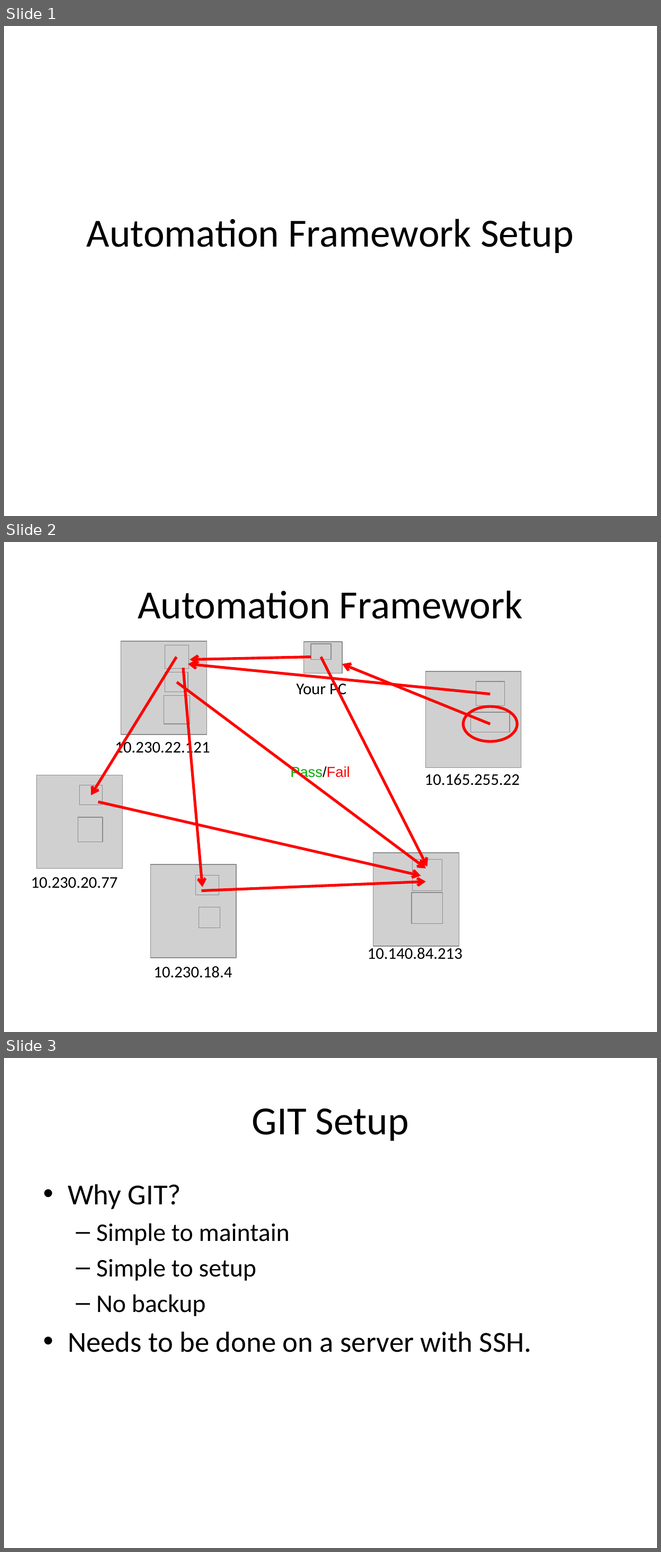
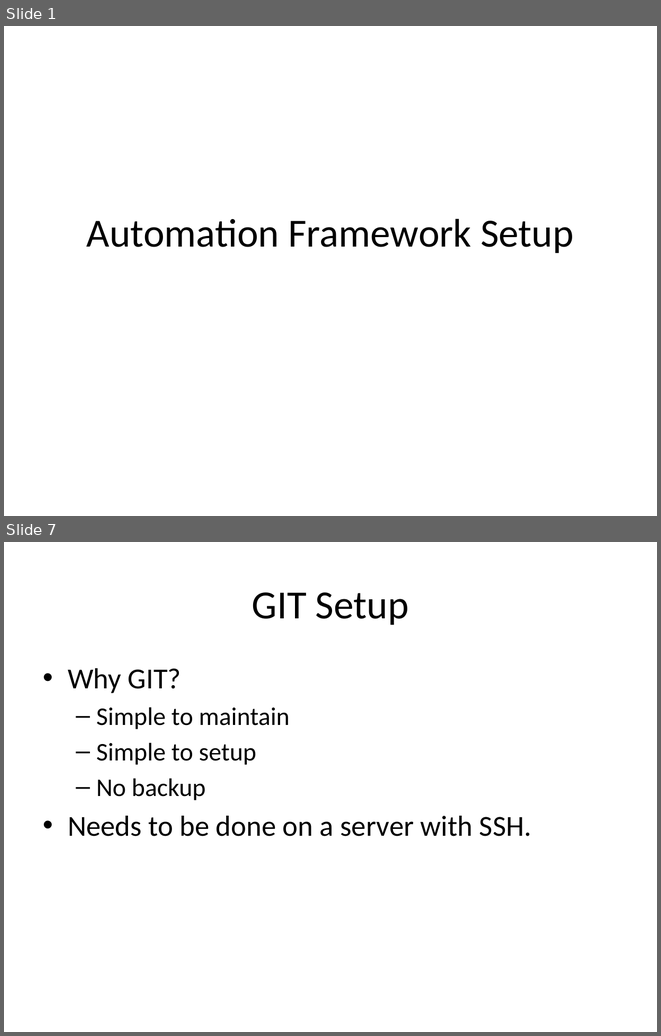
Before and after one commit to phillipsic/SeleniumDriverFramework, a slide deck: AutomationSetup.pptx. Shown one above the other, each under a label of ours: slides 1, 2 and 3 before the commit, slides 1 and 7 after it; the slides between them are not shown. The pictures are 661x1552 and 661x1036 pixels, drawn with LibreOffice and Linux fonts; fonts in the diff are those of the drawing; grey boxes stand for pictures; background and template pictures are left out. Boxes give left, top, right and bottom in pixels: in the first picture for what was removed or moved away, otherwise in the second. Text is boxed around its words. In the diff, an @@ line names an element or a change of style, - is before the commit and + after.

```diff
--- a/AutomationSetup.pptx
+++ b/AutomationSetup.pptx
@@ slide 2 removed at bbox=[4, 542, 657, 1032], background #FFFFFF @@
@@ title removed at bbox=[138, 590, 523, 619] @@
-Automation Framework
@@ picture removed at bbox=[303, 642, 342, 673] @@
@@ picture removed at bbox=[311, 644, 331, 660] @@
@@ arrow removed from (176, 657) to (91, 795) @@
@@ arrow removed from (183, 668) to (203, 886) @@
@@ arrow removed from (491, 694) to (188, 664) @@
@@ arrow removed from (311, 657) to (190, 660) @@
@@ arrow removed from (321, 657) to (427, 866) @@
@@ arrow removed from (491, 724) to (342, 664) @@
@@ arrow removed from (177, 682) to (426, 868) @@
@@ text removed at bbox=[296, 680, 346, 698] @@
-Your PC
@@ group removed at bbox=[115, 641, 210, 757]: 4 pictures, 1 text @@
-10.230.22.121
@@ ellipse removed at bbox=[463, 706, 517, 742] @@
@@ group removed at bbox=[425, 671, 521, 785]: 3 pictures, 1 text @@
-10.165.255.22
@@ text removed at bbox=[290, 766, 350, 780] @@
-Pass/Fail
@@ arrow removed from (98, 802) to (421, 876) @@
@@ group removed at bbox=[31, 775, 122, 888]: 3 pictures, 1 text @@
-10.230.20.77
@@ arrow removed from (201, 891) to (426, 882) @@
@@ group removed at bbox=[368, 853, 462, 959]: 3 pictures, 1 text @@
-10.140.84.213
@@ group removed at bbox=[150, 865, 236, 978]: 3 pictures, 1 text @@
-10.230.18.4
@@ what was slide 3 is now slide 7 @@
```
Also in this commit, not shown: 2 slides changed, 5 slides added.
